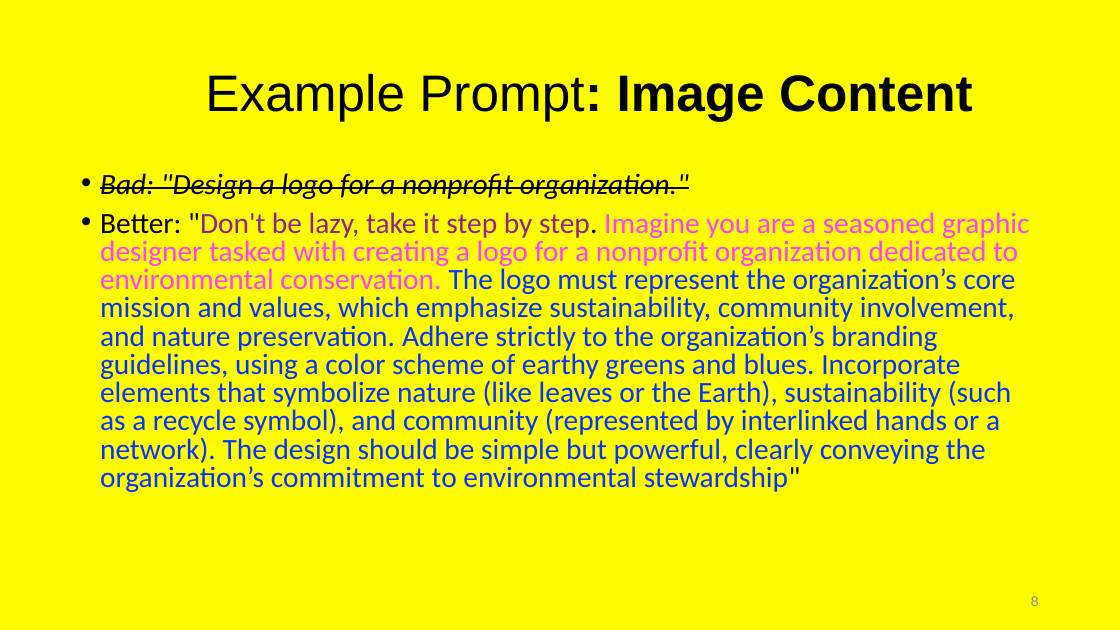
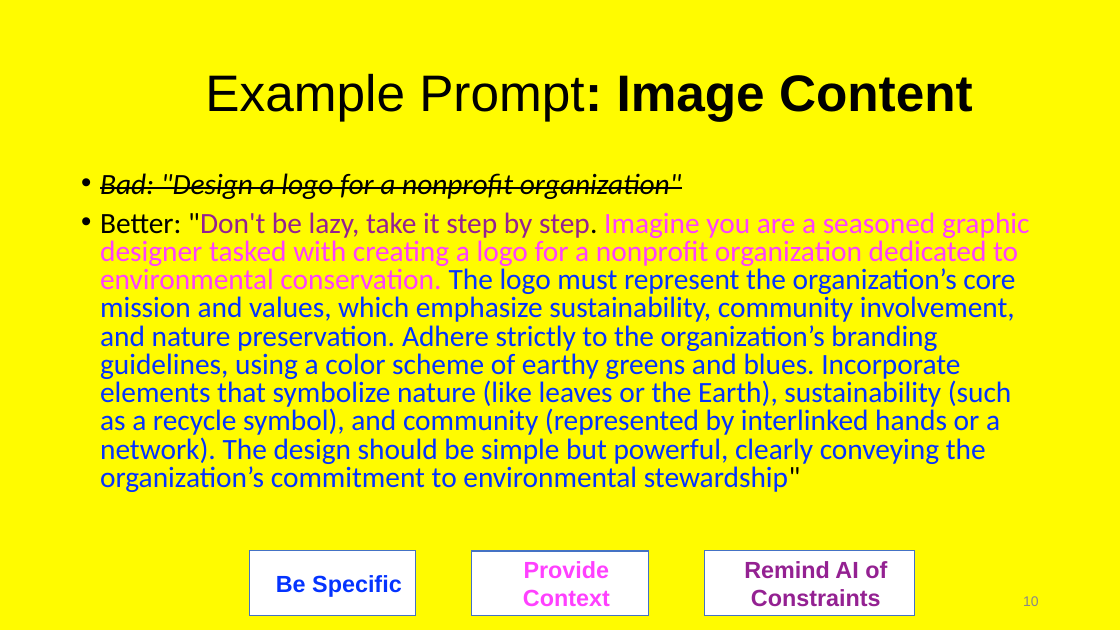
Before and after one commit to irregularchat/Counter_Malign_Information_Training, a slide deck: slide 10 of Counter_Malign_Information/4-Implement-For_Instructors/Lesson_Plans/Lesson_01-Creating_Synthetic_Content/Audio_Visual-Template/MASTER-Lesson_Slide-Create_AI_Content.pptx (slide 8 before the commit). Drawn at 1120x630 pixels with LibreOffice and Linux fonts; fonts in the diff are those of the drawing. Boxes give left, top, right and bottom in pixels: in the first picture for what was removed or moved away, otherwise in the second. Text is boxed around its words. In the diff, an @@ line names an element or a change of style, - is before the commit and + after.

```diff
--- a/Counter_Malign_Information/4-Implement-For_Instructors/Lesson_Plans/Lesson_01-Creating_Synthetic_Content/Audio_Visual-Template/MASTER-Lesson_Slide-Create_AI_Content.pptx
+++ b/Counter_Malign_Information/4-Implement-For_Instructors/Lesson_Plans/Lesson_01-Creating_Synthetic_Content/Audio_Visual-Template/MASTER-Lesson_Slide-Create_AI_Content.pptx
@@ text at box(100, 173, 682, 199): text changed @@
-• Bad: "Design a logo for a nonprofit organization."
+• Bad: "Design a logo for a nonprofit organization"
@@ rectangle added at box(250, 550, 415, 615), fill #FFFFFF, outline #4472C4 1 pt, 20 pt, text #0433FF, bold @@
+Be Specific
@@ rectangle added at box(471, 551, 649, 616), fill #FFFFFF, outline #4472C4 1 pt, 20 pt, text #FF40FF, bold @@
+Provide Context
@@ rectangle added at box(705, 550, 914, 615), fill #FFFFFF, outline #4472C4 1 pt, 20 pt, text #942192, bold @@
+Remind AI of Constraints
@@ page number at box(1023, 596, 1039, 606): text changed @@
-8
+10
```
Also in this commit, not shown: 9 other slides changed, 4 slides added, 10 other files.
